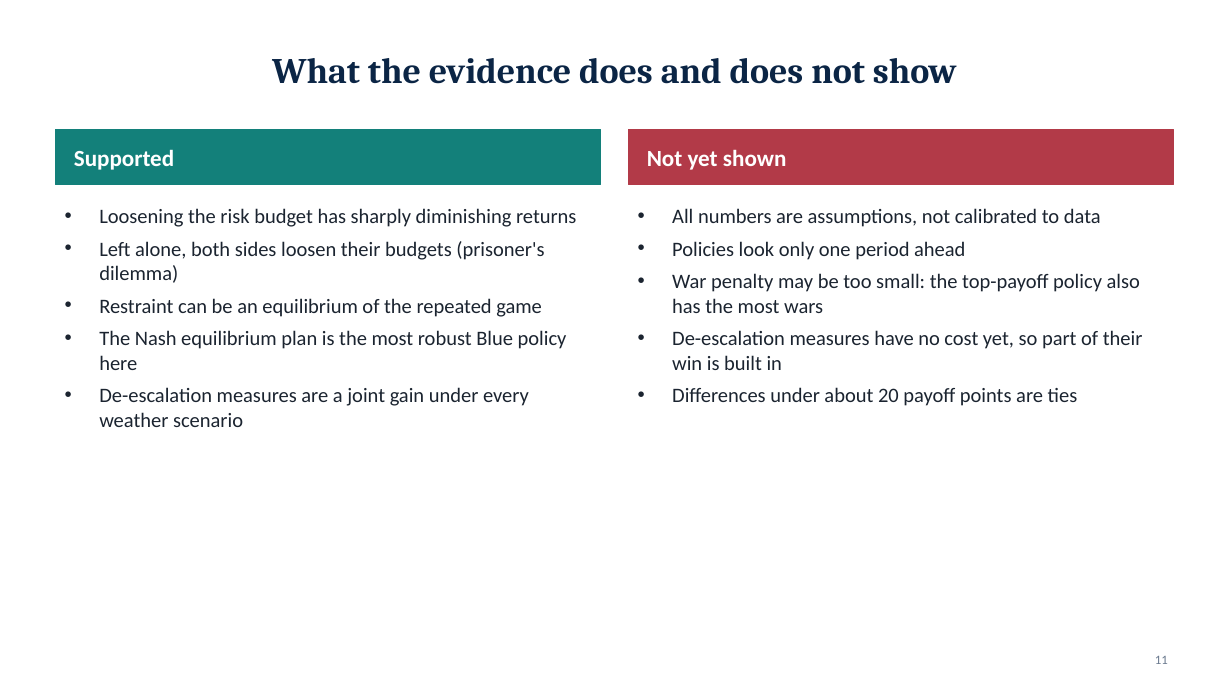
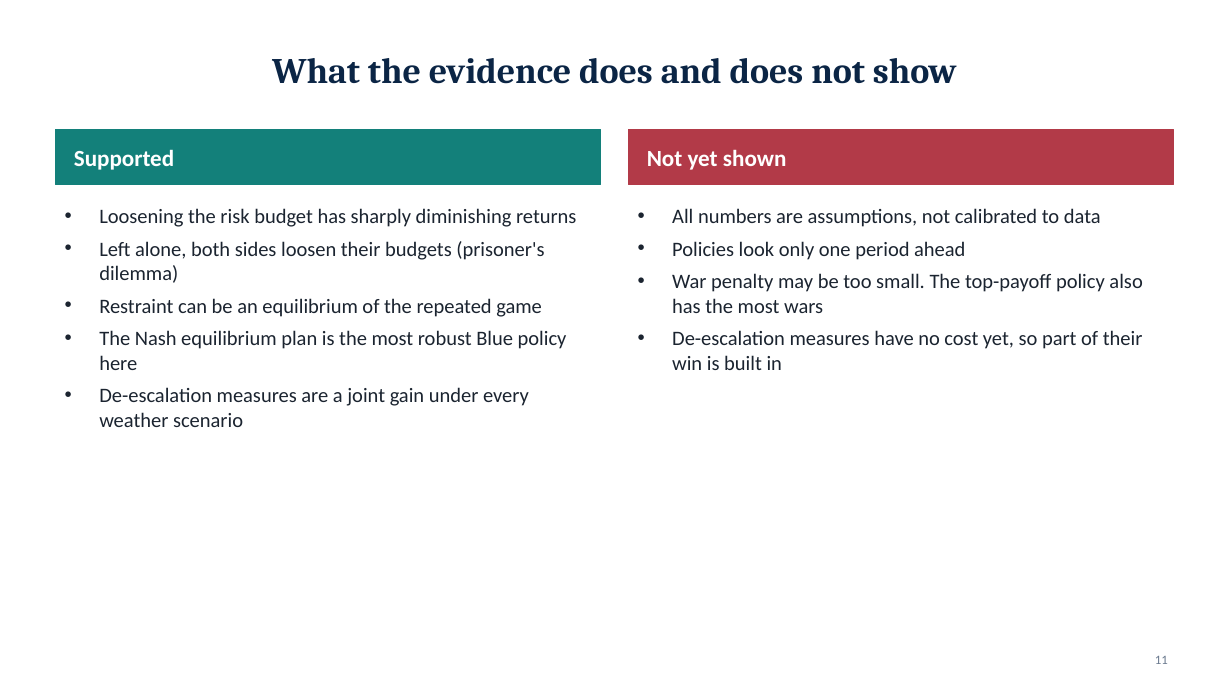
Before and after one commit to draggin-anchor/6.S974-Wargaming-Term-Project, a slide deck: slide 11 of deliverables/02-workshop1-slides.pptx. Drawn at 1232x693 pixels with LibreOffice and Linux fonts; fonts in the diff are those of the drawing. Boxes give left, top, right and bottom in pixels: in the first picture for what was removed or moved away, otherwise in the second. Text is boxed around its words. In the diff, an @@ line names an element or a change of style, - is before the commit and + after.

```diff
--- a/deliverables/02-workshop1-slides.pptx
+++ b/deliverables/02-workshop1-slides.pptx
@@ text at (x1=672, y1=273, x2=1142, y2=313): text changed @@
-• War penalty may be too small: the top-payoff policy also has the most wars
+• War penalty may be too small. The top-payoff policy also has the most wars
@@ text at (x1=672, y1=387, x2=1078, y2=406): paragraph removed @@
-• Differences under about 20 payoff points are ties
```
Also in this commit, not shown: 8 other slides changed, 2 other files.
